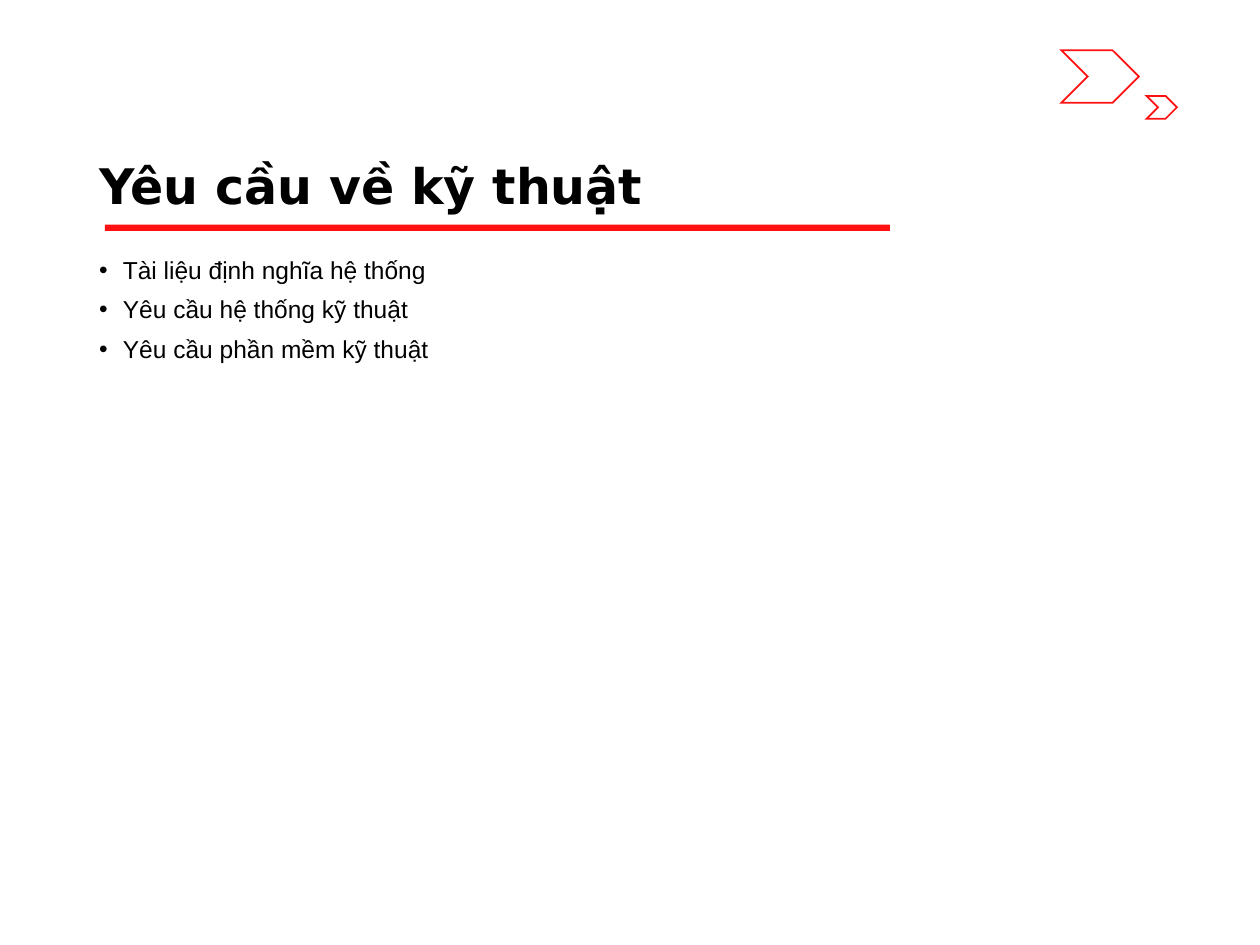
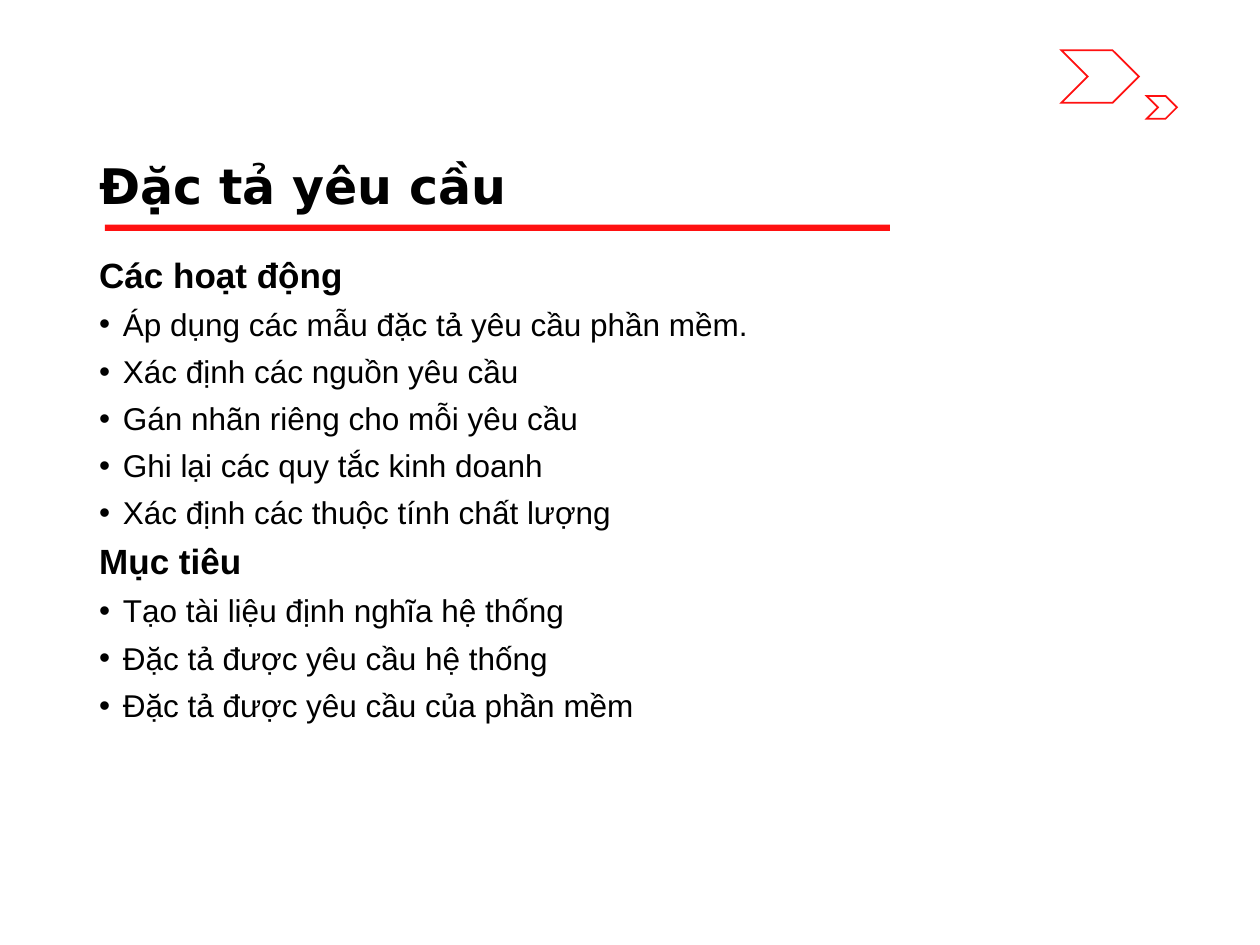
Before and after one commit to riverspart/uet-adv-sw-engineering, a slide deck: slide 7 of slide/dev/chapter_1/slide.pptx. Drawn at 1260x945 pixels with LibreOffice and Linux fonts; fonts in the diff are those of the drawing. Boxes give left, top, right and bottom in pixels: in the first picture for what was removed or moved away, otherwise in the second. Text is boxed around its words. In the diff, an @@ line names an element or a change of style, - is before the commit and + after.

```diff
--- a/slide/dev/chapter_1/slide.pptx
+++ b/slide/dev/chapter_1/slide.pptx
@@ title at (99, 164, 507, 215): text changed @@
-Yêu cầu về kỹ thuật
+Đặc tả yêu cầu
@@ text at (99, 262, 748, 723): text changed; size 14 to 18 pt @@
-• Tài liệu định nghĩa hệ thống
-• Yêu cầu hệ thống kỹ thuật
-• Yêu cầu phần mềm kỹ thuật
+Các hoạt động
+• Áp dụng các mẫu đặc tả yêu cầu phần mềm.
+• Xác định các nguồn yêu cầu
+• Gán nhãn riêng cho mỗi yêu cầu
+• Ghi lại các quy tắc kinh doanh
+• Xác định các thuộc tính chất lượng
+Mục tiêu
+• Tạo tài liệu định nghĩa hệ thống
+• Đặc tả được yêu cầu hệ thống
+• Đặc tả được yêu cầu của phần mềm
```
Also in this commit, not shown: 1 other slide changed.
